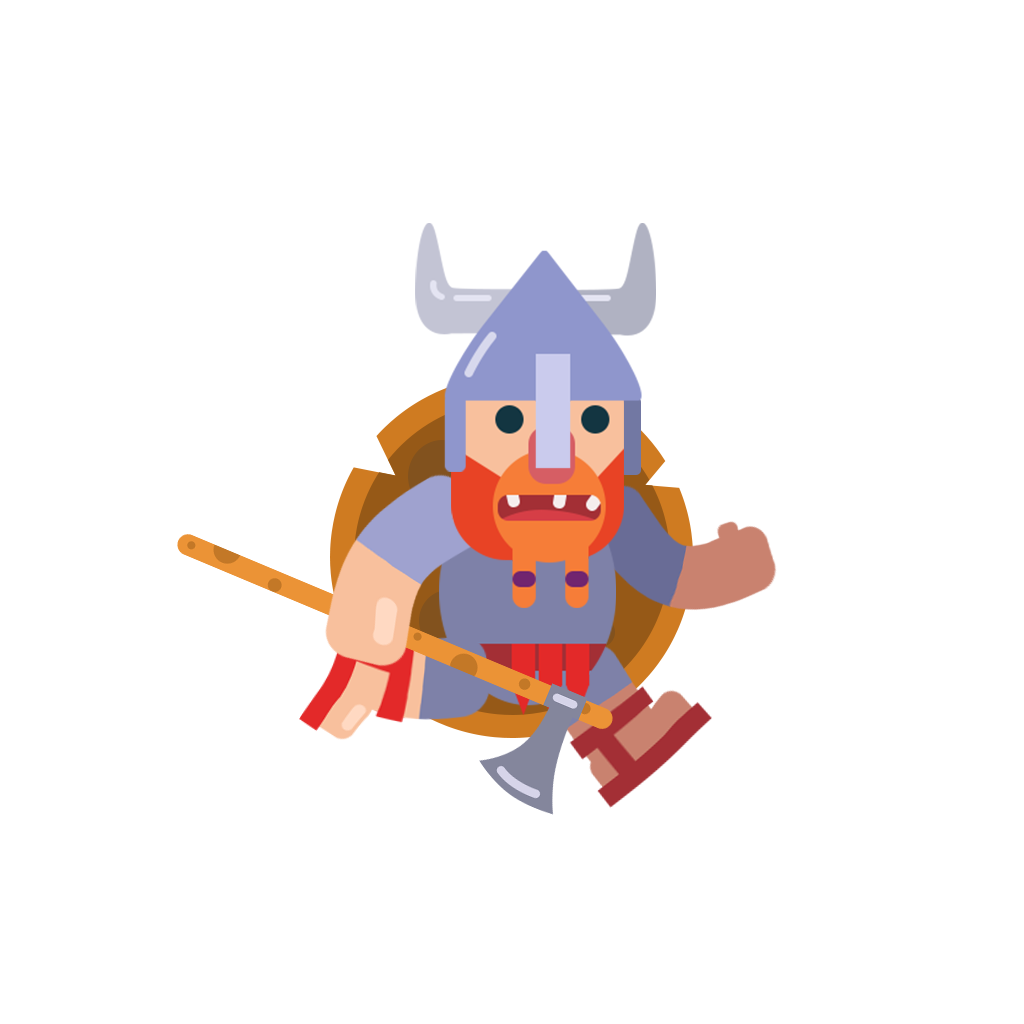
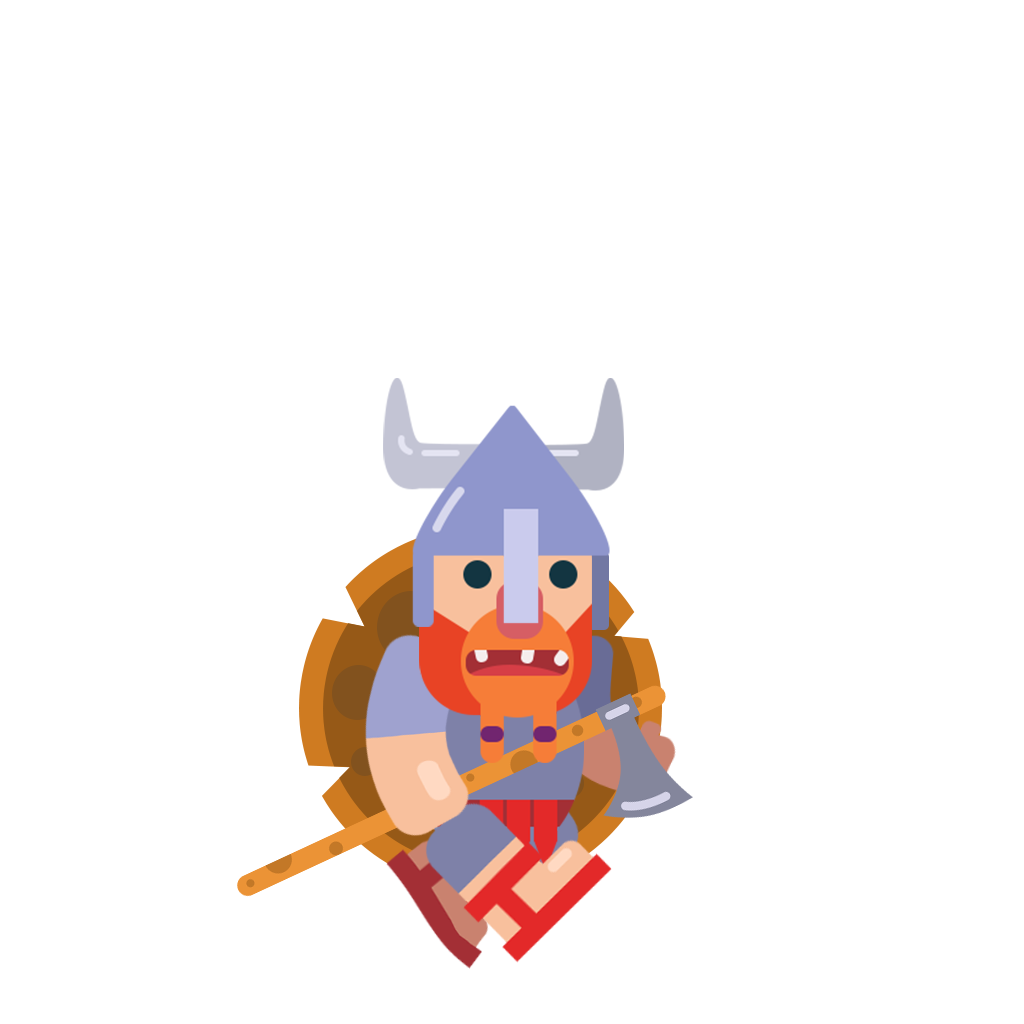
Layered file, before and after one edit (1024px x 1024px). Changes by layer:
added layer "Up" (1st of 2) above "kickoff" over (x1=295, y1=364, x2=750, y2=938)
added layer "kickoff" (1st of 2) above "Passing" over (x1=236, y1=378, x2=693, y2=969)
added layer "Passing" (1st of 2) above "Contact" over (x1=192, y1=388, x2=714, y2=956)
added layer "Contact" (1st of 2) above "v1" over (x1=177, y1=377, x2=747, y2=969)
hid group "v1" (4 layers) over (x1=177, y1=223, x2=777, y2=815)
